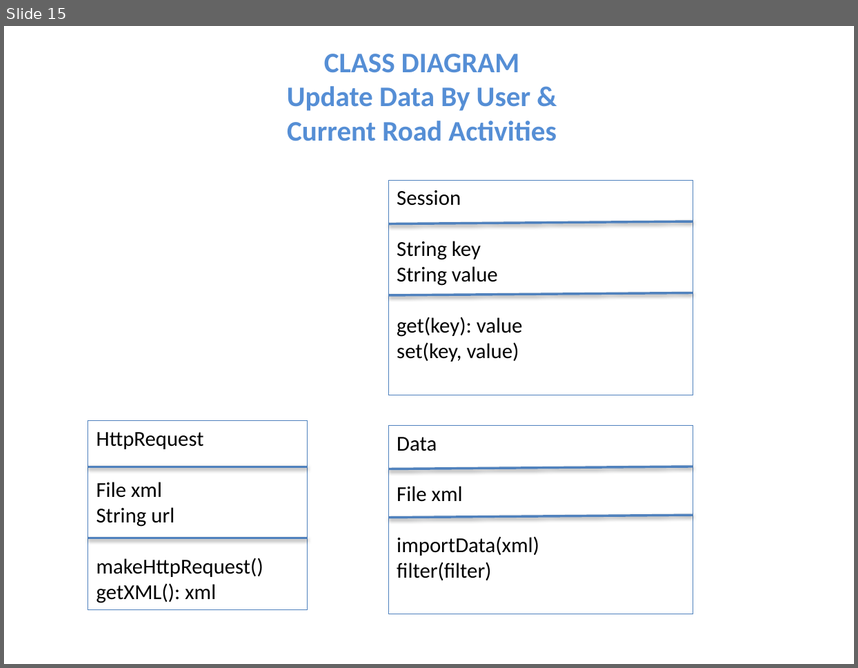
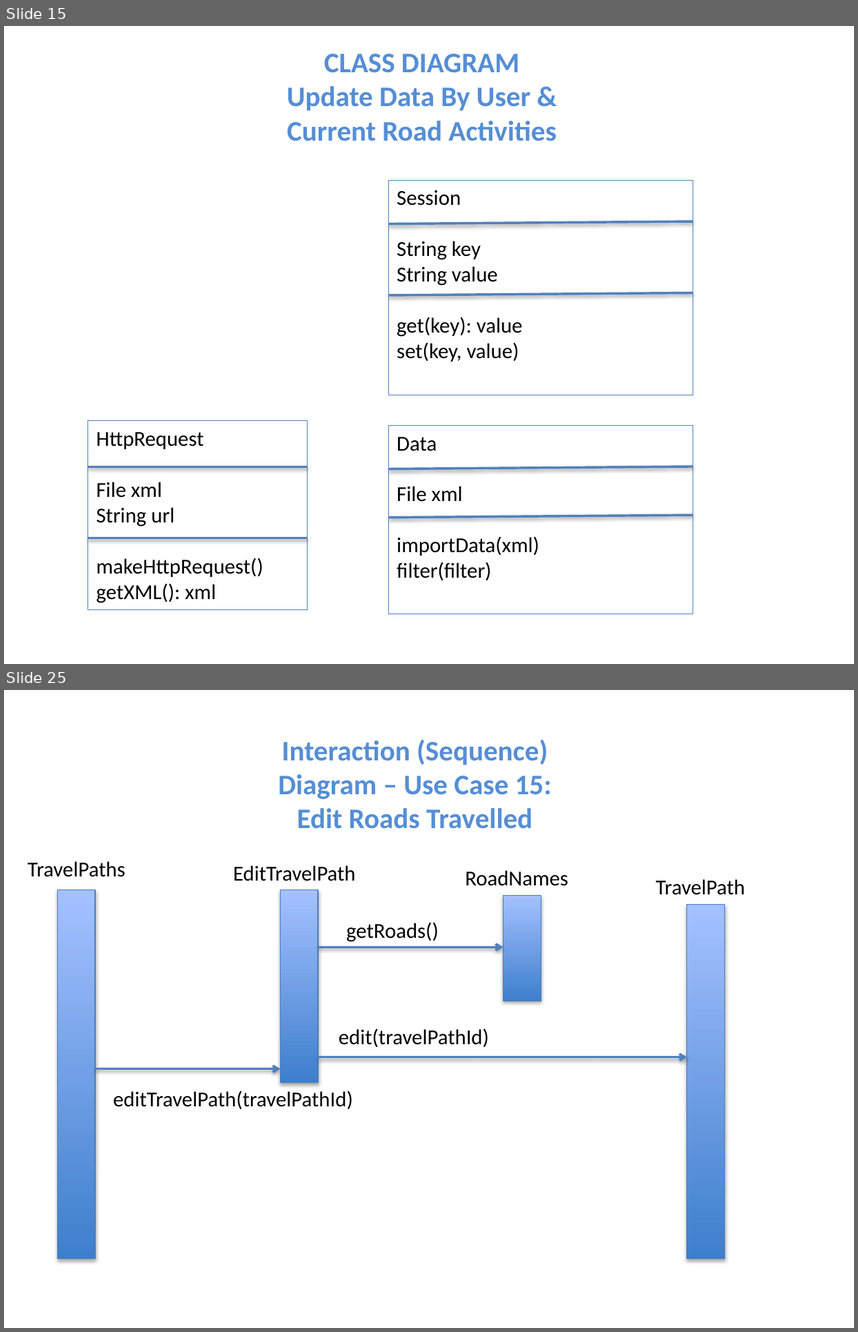
Before and after one commit to niemilkm/csc440-KevinNiemiller, a slide deck: deliverables/iteration2/other/DomainModel_SSD_ClassDiagrams.pptx. Shown one above the other, each under a label of ours: slide 15 before the commit, slides 15 and 25 after it; the slides between them are not shown. The pictures are 858x668 and 858x1332 pixels, drawn with LibreOffice and Linux fonts; fonts in the diff are those of the drawing. Boxes give left, top, right and bottom in pixels: in the first picture for what was removed or moved away, otherwise in the second. Text is boxed around its words. In the diff, an @@ line names an element or a change of style, - is before the commit and + after.

```diff
--- a/deliverables/iteration2/other/DomainModel_SSD_ClassDiagrams.pptx
+++ b/deliverables/iteration2/other/DomainModel_SSD_ClassDiagrams.pptx
@@ slide 25 added at box(4, 690, 854, 1328), background #FFFFFF @@
@@ text added at box(278, 740, 552, 829), 24 pt, text #558ED5, bold @@
+Interaction (Sequence) Diagram – Use Case 15: Edit Roads Travelled
@@ text added at box(27, 861, 125, 877), 18 pt, text #000000 @@
+TravelPaths
@@ text added at box(233, 865, 356, 881), 18 pt, text #000000 @@
+EditTravelPath
@@ text added at box(465, 870, 568, 886), 18 pt, text #000000 @@
+RoadNames
@@ rectangle added at box(58, 890, 96, 1258), fill gradient #3F80CE to #A4C4FF, outline #4B7EBC 0.75 pt @@
@@ rectangle added at box(280, 890, 319, 1082), fill gradient #3F80CE to #A4C4FF, outline #4B7EBC 0.75 pt @@
@@ rectangle added at box(503, 895, 542, 1000), fill gradient #3F80CE to #A4C4FF, outline #4B7EBC 0.75 pt @@
@@ text added at box(656, 879, 746, 895), 18 pt, text #000000 @@
+TravelPath
@@ rectangle added at box(686, 904, 725, 1258), fill gradient #3F80CE to #A4C4FF, outline #4B7EBC 0.75 pt @@
@@ text added at box(346, 922, 439, 942), 18 pt, text #000000 @@
+getRoads()
@@ arrow added from (318, 947) to (503, 947), #4F81BD 2 pt @@
@@ text added at box(339, 1028, 489, 1047), 18 pt, text #000000 @@
+edit(travelPathId)
@@ arrow added from (318, 1057) to (686, 1057), #4F81BD 2 pt @@
@@ arrow added from (95, 1068) to (280, 1068), #4F81BD 2 pt @@
@@ text added at box(113, 1090, 353, 1109), 18 pt, text #000000 @@
+editTravelPath(travelPathId)
```
Also in this commit, not shown: 9 other slides added, 5 other files.
